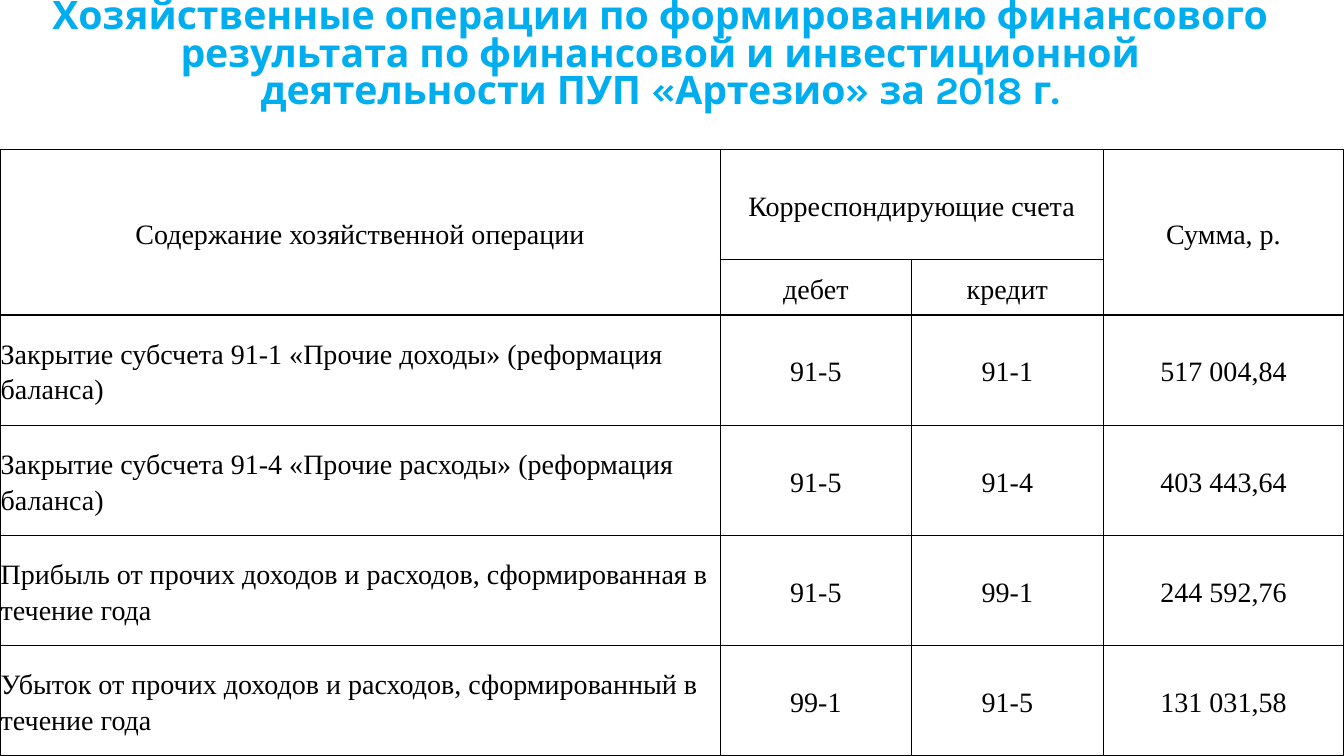
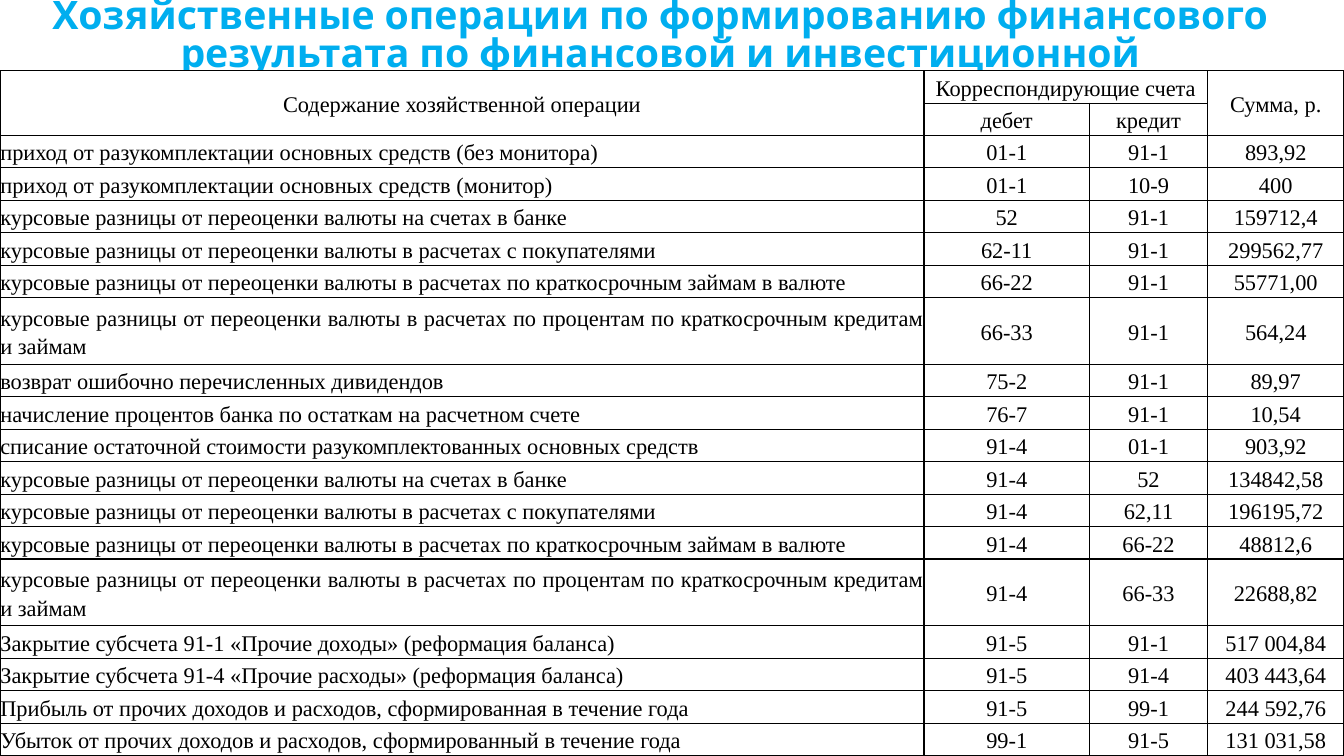
Before and after one commit to balkar20/diplom, a slide deck: slide 7 of Диплом финрезультаты.pptx (slide 6 before the commit). Drawn at 1344x756 pixels with LibreOffice and Linux fonts; fonts in the diff are those of the drawing; background and template pictures are left out. Boxes give left, top, right and bottom in pixels: in the first picture for what was removed or moved away, otherwise in the second. Text is boxed around its words. In the diff, an @@ line names an element or a change of style, - is before the commit and + after.

```diff
--- a/Диплом финрезультаты.pptx
+++ b/Диплом финрезультаты.pptx
@@ title at (52, 0, 1268, 115): text changed @@
-Хозяйственные операции по формированию финансового результата по финансовой и инвестиционной деятельности ПУП «Артезио» за 2018 г.
+Хозяйственные операции по формированию финансового результата по финансовой и инвестиционной деятельности по счету 91 ПУП «Артезио» за 2018 г.
@@ table at (0, 71, 1343, 756) @@
+row 3: приход от разукомплектации основных средств (без монитора) | 01-1 | 91-1 | 893,92
+row 4: приход от разукомплектации основных средств (монитор) | 01-1 | 10-9 | 400
+row 5: курсовые разницы от переоценки валюты на счетах в банке | 52 | 91-1 | 159712,4
+row 6: курсовые разницы от переоценки валюты в расчетах с покупателями | 62-11 | 91-1 | 299562,77
+row 7: курсовые разницы от переоценки валюты в расчетах по краткосрочным займам в валюте | 66-22 | 91-1 | 55771,00
+row 8: курсовые разницы от переоценки валюты в расчетах по процентам по краткосрочным кредитам и займам | 66-33 | 91-1 | 564,24
+row 9: возврат ошибочно перечисленных дивидендов | 75-2 | 91-1 | 89,97
+row 10: начисление процентов банка по остаткам на расчетном счете | 76-7 | 91-1 | 10,54
+row 11: списание остаточной стоимости разукомплектованных основных средств | 91-4 | 01-1 | 903,92
+row 12: курсовые разницы от переоценки валюты на счетах в банке | 91-4 | 52 | 134842,58
+row 13: курсовые разницы от переоценки валюты в расчетах с покупателями | 91-4 | 62,11 | 196195,72
+row 14: курсовые разницы от переоценки валюты в расчетах по краткосрочным займам в валюте | 91-4 | 66-22 | 48812,6
+row 15: курсовые разницы от переоценки валюты в расчетах по процентам по краткосрочным кредитам и займам | 91-4 | 66-33 | 22688,82
@@ table: place and size @@
-table at (0, 149, 1344, 756)
+table at (0, 71, 1343, 756)
```
Also in this commit, not shown: 3 other slides changed, 1 slide added, 1 other file.
